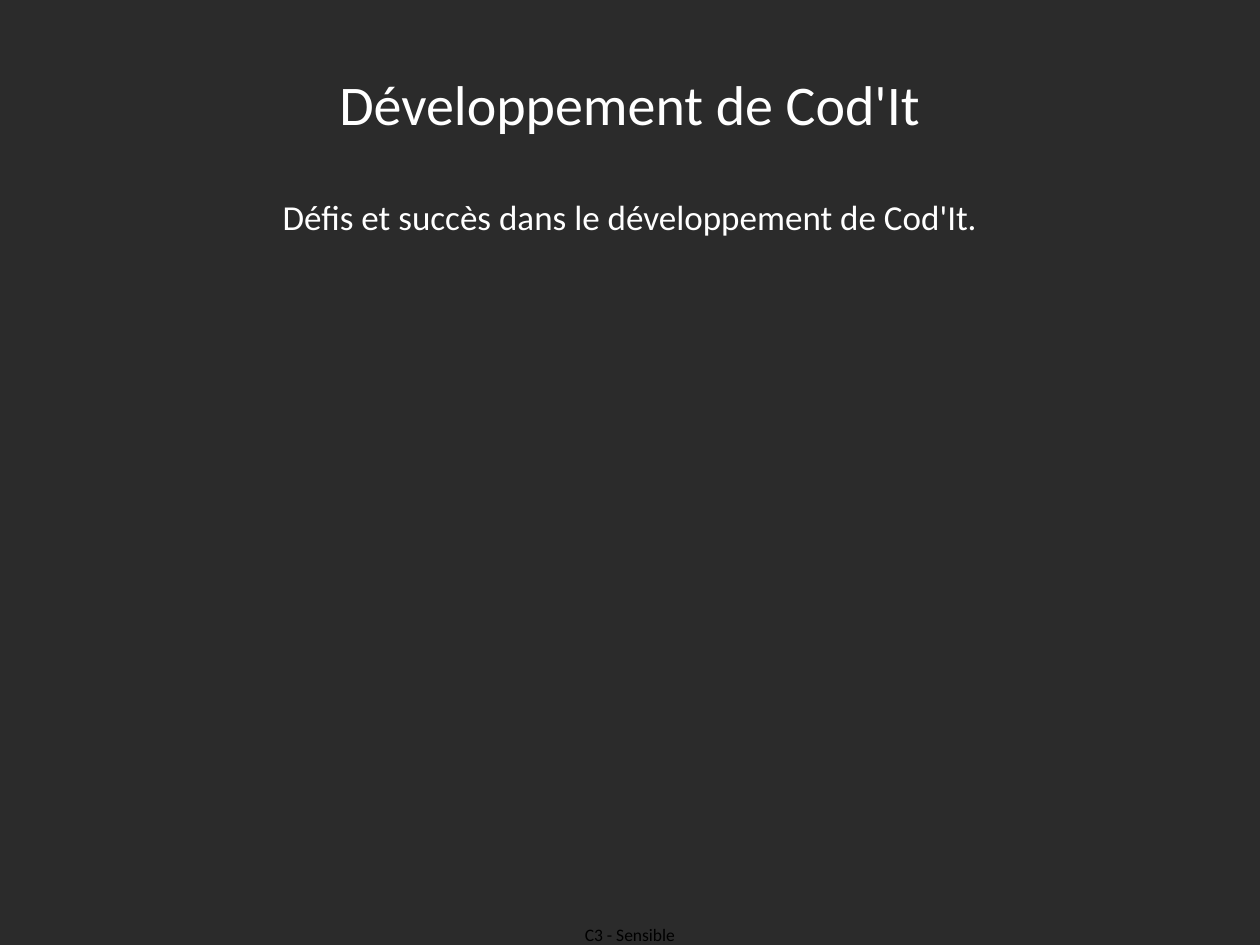
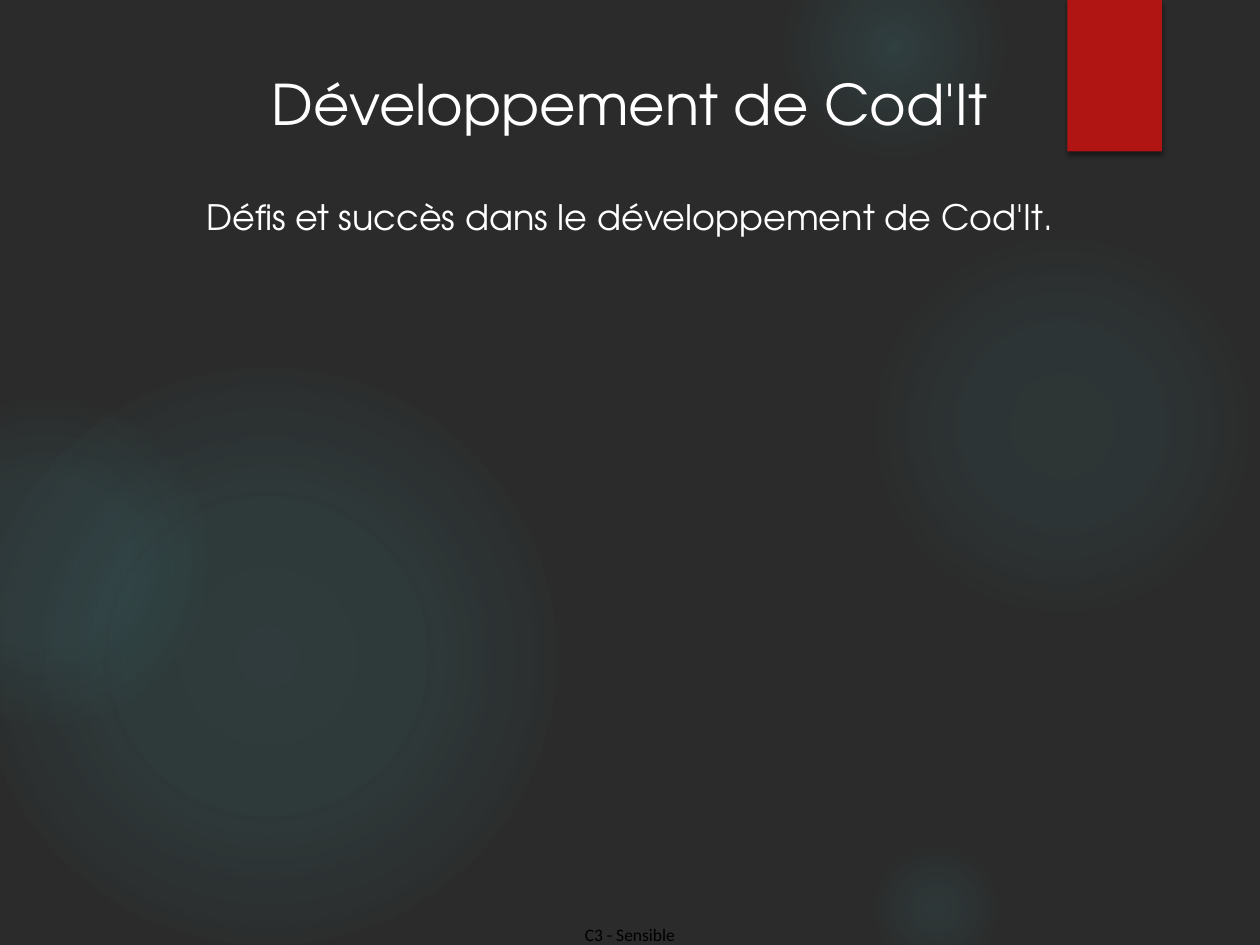
Before and after one commit to Amine372/memoire_ministeres_sociaux, a slide deck: slide 8 of Soutenance_Entreprise.pptx (slide 11 before the commit). Drawn at 1260x945 pixels with LibreOffice and Linux fonts; fonts in the diff are those of the drawing; background and template pictures are left out; a plain dark background stands for a picture behind light text. Boxes give left, top, right and bottom in pixels: in the first picture for what was removed or moved away, otherwise in the second. Text is boxed around its words. In the diff, an @@ line names an element or a change of style, - is before the commit and + after.

```diff
--- a/Soutenance_Entreprise.pptx
+++ b/Soutenance_Entreprise.pptx
@@ ellipse added at bbox=[784, 0, 1004, 158], fill gradient #50B9C1 @@
@@ rectangle added at bbox=[1067, 0, 1162, 151], fill #B01513 @@
@@ text "Développement de Cod'It" at bbox=[272, 82, 987, 136]: font Calibri to TeX Gyre Adventor @@
@@ text "Défis et succès dans le ..." at bbox=[206, 203, 1053, 237]: font Calibri to TeX Gyre Adventor @@
@@ ellipse added at bbox=[868, 231, 1256, 619], fill gradient #50B9C1 @@
@@ ellipse added at bbox=[0, 368, 556, 945], fill gradient #50B9C1 @@
@@ ellipse added at bbox=[0, 399, 209, 724], fill gradient #50B9C1 @@
```
Also in this commit, not shown: 8 other slides changed, 1 slide added, 4 slides removed.
